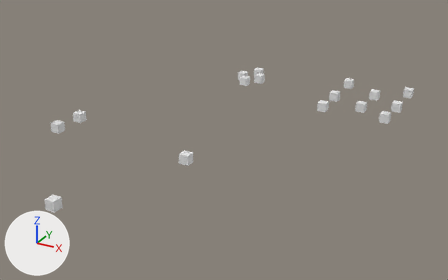
Renders of the OBJ model Assets/SpawnData/Room1SpawnData.obj from each side of a commit.
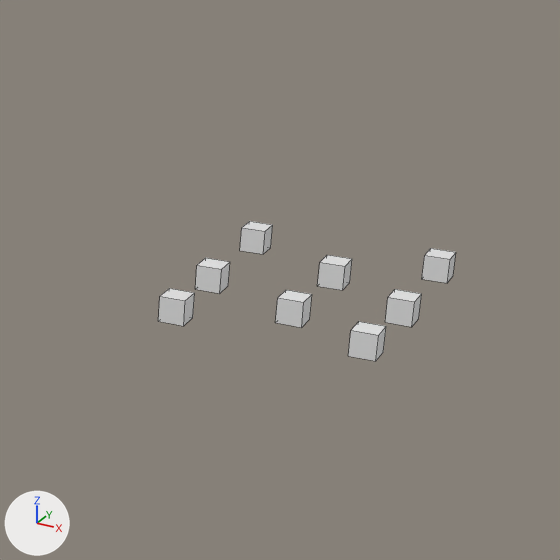
The first picture shows the older version from a 50 mm camera at (69.9, -67.1, 52.3) aimed at (9.5, 42.8, -2.7). The close-ups show both versions on the part from 59% to 100% of the width and 2% to 67% of the height of that picture; other places that the commit changed are outside them. The axes (+X, +Y, +Z) are drawn at lower left. The lights are the same throughout. The close-ups show mesh edges as thin lines. Where no turn or scale is listed for an object, it has been applied to the vertices.

Objects in the first close-up: 'SpawnPoint.001_Cube.039', 'SpawnPoint.002_Cube.040', 'SpawnPoint.003_Cube.041', 'SpawnPoint.004_Cube.042', 'SpawnPoint.012_Cube.050', 'SpawnPoint.013_Cube.051', 'SpawnPoint.014_Cube.052', 'SpawnPoint_Cube.038'.
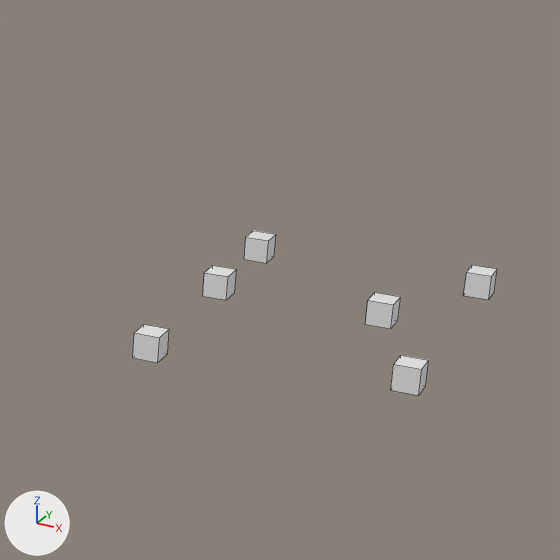
Pixel boxes [x1, y1, x2, y2] of what changed, in the close-ups (560 x 560 px):
'SpawnPoint_Cube.094', added
    after: [391, 355, 429, 396]
'SpawnPoint.013_Cube.051', deleted
    before: [348, 321, 386, 361]
'SpawnPoint.005_Cube.099', added
    after: [133, 324, 169, 363]
'SpawnPoint.012_Cube.050', deleted
    before: [158, 288, 195, 326]
'SpawnPoint.014_Cube.052', deleted
    before: [275, 290, 312, 328]
'SpawnPoint.002_Cube.040', deleted
    before: [385, 289, 422, 327]
'SpawnPoint.001_Cube.039', deleted
    before: [195, 258, 230, 294]
'SpawnPoint.004_Cube.098', added
    after: [365, 293, 400, 329]
'SpawnPoint.004_Cube.042', deleted
    before: [318, 255, 352, 290]
'SpawnPoint.003_Cube.097', added
    after: [203, 265, 237, 300]
'SpawnPoint.003_Cube.041', deleted
    before: [422, 248, 456, 283]
'SpawnPoint.001_Cube.095', added
    after: [463, 265, 497, 300]
'SpawnPoint_Cube.038', deleted
    before: [240, 221, 273, 254]
'SpawnPoint.002_Cube.096', added
    after: [244, 231, 276, 263]

Edits to the bpy script that builds the scene:
```text
Add me_spawnpoint_cube_094:
    me_spawnpoint_cube_094.from_pydata(...)  # a box spanning x 41.9..43.9, y 60.5..62.5, z -1.0..1.0
Add me_spawnpoint_005_cube_099:
    me_spawnpoint_005_cube_099.from_pydata(...)  # a box spanning x 23.5..25.5, y 57.36..59.36, z -1.0..1.0
Add me_spawnpoint_004_cube_098:
    me_spawnpoint_004_cube_098.from_pydata(...)  # a box spanning x 36.74..38.74, y 72.53..74.53, z -1.0..1.0
Add me_spawnpoint_003_cube_097:
    me_spawnpoint_003_cube_097.from_pydata(...)  # a box spanning x 23.5..25.5, y 72.53..74.53, z -1.0..1.0
Add me_spawnpoint_002_cube_096:
    me_spawnpoint_002_cube_096.from_pydata(...)  # a box spanning x 23.5..25.5, y 82.76..84.76, z -1.0..1.0
Add me_spawnpoint_001_cube_095:
    me_spawnpoint_001_cube_095.from_pydata(...)  # a box spanning x 41.9..43.9, y 82.76..84.76, z -1.0..1.0
Remove ob_spawnpoint_001_cube_039:
    ob_spawnpoint_001_cube_039 = bpy.data.objects.new('SpawnPoint.001_Cube.039', me_spawnpoint_001_cube_039)
    ob_spawnpoint_001_cube_039.location = (0.0, 0.0, 0.0)
Remove ob_spawnpoint_002_cube_040:
    ob_spawnpoint_002_cube_040 = bpy.data.objects.new('SpawnPoint.002_Cube.040', me_spawnpoint_002_cube_040)
    ob_spawnpoint_002_cube_040.location = (0.0, 0.0, 0.0)
Remove ob_spawnpoint_003_cube_041:
    ob_spawnpoint_003_cube_041 = bpy.data.objects.new('SpawnPoint.003_Cube.041', me_spawnpoint_003_cube_041)
    ob_spawnpoint_003_cube_041.location = (0.0, 0.0, 0.0)
Remove ob_spawnpoint_004_cube_042:
    ob_spawnpoint_004_cube_042 = bpy.data.objects.new('SpawnPoint.004_Cube.042', me_spawnpoint_004_cube_042)
    ob_spawnpoint_004_cube_042.location = (0.0, 0.0, 0.0)
Remove ob_spawnpoint_012_cube_050:
    ob_spawnpoint_012_cube_050 = bpy.data.objects.new('SpawnPoint.012_Cube.050', me_spawnpoint_012_cube_050)
    ob_spawnpoint_012_cube_050.location = (0.0, 0.0, 0.0)
Remove ob_spawnpoint_013_cube_051:
    ob_spawnpoint_013_cube_051 = bpy.data.objects.new('SpawnPoint.013_Cube.051', me_spawnpoint_013_cube_051)
    ob_spawnpoint_013_cube_051.location = (0.0, 0.0, 0.0)
Remove ob_spawnpoint_014_cube_052:
    ob_spawnpoint_014_cube_052 = bpy.data.objects.new('SpawnPoint.014_Cube.052', me_spawnpoint_014_cube_052)
    ob_spawnpoint_014_cube_052.location = (0.0, 0.0, 0.0)
Remove ob_spawnpoint_cube_038:
    ob_spawnpoint_cube_038 = bpy.data.objects.new('SpawnPoint_Cube.038', me_spawnpoint_cube_038)
    ob_spawnpoint_cube_038.location = (0.0, 0.0, 0.0)
Add ob_spawnpoint_cube_094:
    ob_spawnpoint_cube_094 = bpy.data.objects.new('SpawnPoint_Cube.094', me_spawnpoint_cube_094)
    ob_spawnpoint_cube_094.location = (0.0, 0.0, 0.0)
Add ob_spawnpoint_005_cube_099:
    ob_spawnpoint_005_cube_099 = bpy.data.objects.new('SpawnPoint.005_Cube.099', me_spawnpoint_005_cube_099)
    ob_spawnpoint_005_cube_099.location = (0.0, 0.0, 0.0)
Add ob_spawnpoint_004_cube_098:
    ob_spawnpoint_004_cube_098 = bpy.data.objects.new('SpawnPoint.004_Cube.098', me_spawnpoint_004_cube_098)
    ob_spawnpoint_004_cube_098.location = (0.0, 0.0, 0.0)
Add ob_spawnpoint_003_cube_097:
    ob_spawnpoint_003_cube_097 = bpy.data.objects.new('SpawnPoint.003_Cube.097', me_spawnpoint_003_cube_097)
    ob_spawnpoint_003_cube_097.location = (0.0, 0.0, 0.0)
Add ob_spawnpoint_002_cube_096:
    ob_spawnpoint_002_cube_096 = bpy.data.objects.new('SpawnPoint.002_Cube.096', me_spawnpoint_002_cube_096)
    ob_spawnpoint_002_cube_096.location = (0.0, 0.0, 0.0)
Add ob_spawnpoint_001_cube_095:
    ob_spawnpoint_001_cube_095 = bpy.data.objects.new('SpawnPoint.001_Cube.095', me_spawnpoint_001_cube_095)
    ob_spawnpoint_001_cube_095.location = (0.0, 0.0, 0.0)
```
